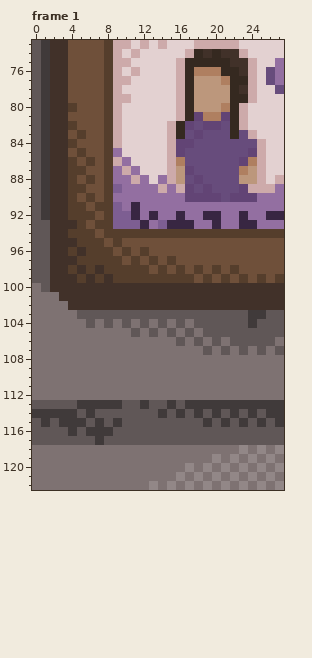
One commit to this pixel-art file: Assets/Visuals/Luskong Background.aseprite. The picture above was drawn from the file before the commit.
640x180 pixels, 1 frame. Colours within 5 levels of each other are drawn and written as one. Shown: frame 1: x 0..27, y 73..122. The commit also changed other frames or places, which this record leaves out.
The same view after the edit:
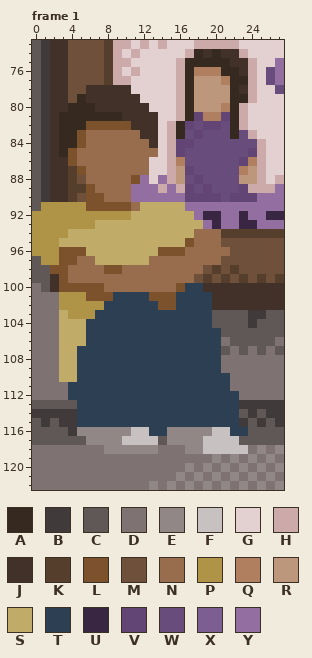
Palette (. is transparent): A #352920  B #403a3a  C #605757  D #7e7272  E #928787  F #c7c1c1  G #e3d1d1  H #cdaaaa  J #413129  K #553e2c  L #7b522c  M #6f503a  N #986d4e  P #af9447  Q #af7f60  R #bc977c  S #c1ab69  T #2d3f53  U #382642  V #624475  W #674c7c  X #7d5e92  Y #936fa1
The exact change:
Changed rows in their new state; - is an unchanged pixel.
Frame 1, layer "Layer 10":
first column x 0:
 78 ------JJJJJ-------------
 79 -----AJJJJJJ------------
 80 ----AAAJJJJJJ-----------
 81 ---AAAAAAAJJJJ----------
 82 ---AAALLLLLJJJ----------
 83 ---AALNNNNNNJJ----------
 84 ---AALNNNNNNNJ----------
 85 ---ALNNNNNNNNN----------
 86 ----LNNNNNNNN-----------
 87 -----LNNNNNNN-----------
 88 ------NNNNNL------------
 89 ------LNNNN-------------
 90 ------LLNNN-------------
 91 -PPPPPLLLLLNSSSSS-------
 92 PPPPPPPPPPPSSSSSSS------
 93 PPPPPPPSSSSSSSSSSSS-----
 94 PPPPSSSSSSSSSSSSSSNNN---
 95 PPPSSSSSSSSSSSSSSLNNN---
 96 PPPLLLSSSSSSSSLLLNNNNN--
 97 -PPLLNNSSSSSSNNNNNNNN---
 98 --LLNNNNLLNNNNNNNNN-----
 99 ---LNNNNNNNNNNNNNN------
100 ---LLLLLNNNNNNNNLTT-----
101 ---PPPLLLTTTTLLLTTTT----
102 ---PPPPPTTTTTTLLTTTT----
103 ---SPPPTTTTTTTTTTTTT----
104 ---SSSTTTTTTTTTTTTTT----
105 ---SSSTTTTTTTTTTTTTTT---
106 ---SSSTTTTTTTTTTTTTTT---
107 ---SSTTTTTTTTTTTTTTTT---
108 ---SSTTTTTTTTTTTTTTTT---
109 ---SSTTTTTTTTTTTTTTTT---
110 ---SSTTTTTTTTTTTTTTTTT--
111 ----TTTTTTTTTTTTTTTTTT--
112 ----TTTTTTTTTTTTTTTTTTT-
113 -----TTTTTTTTTTTTTTTTTT-
114 -----TTTTTTTTTTTTTTTTTT-
115 -----TTTTTTTTTTTTTTTTTT-
116 -----EEEEEEFFTTEEEEEFFTT
117 ------EEEEFFFF-EEEEFFFF-
118 --------EEEEEE---EEFFFFF
Pixel boxes of the changes (left, top, right, bottom) in both pictures:
changed: (32, 85, 248, 454)
